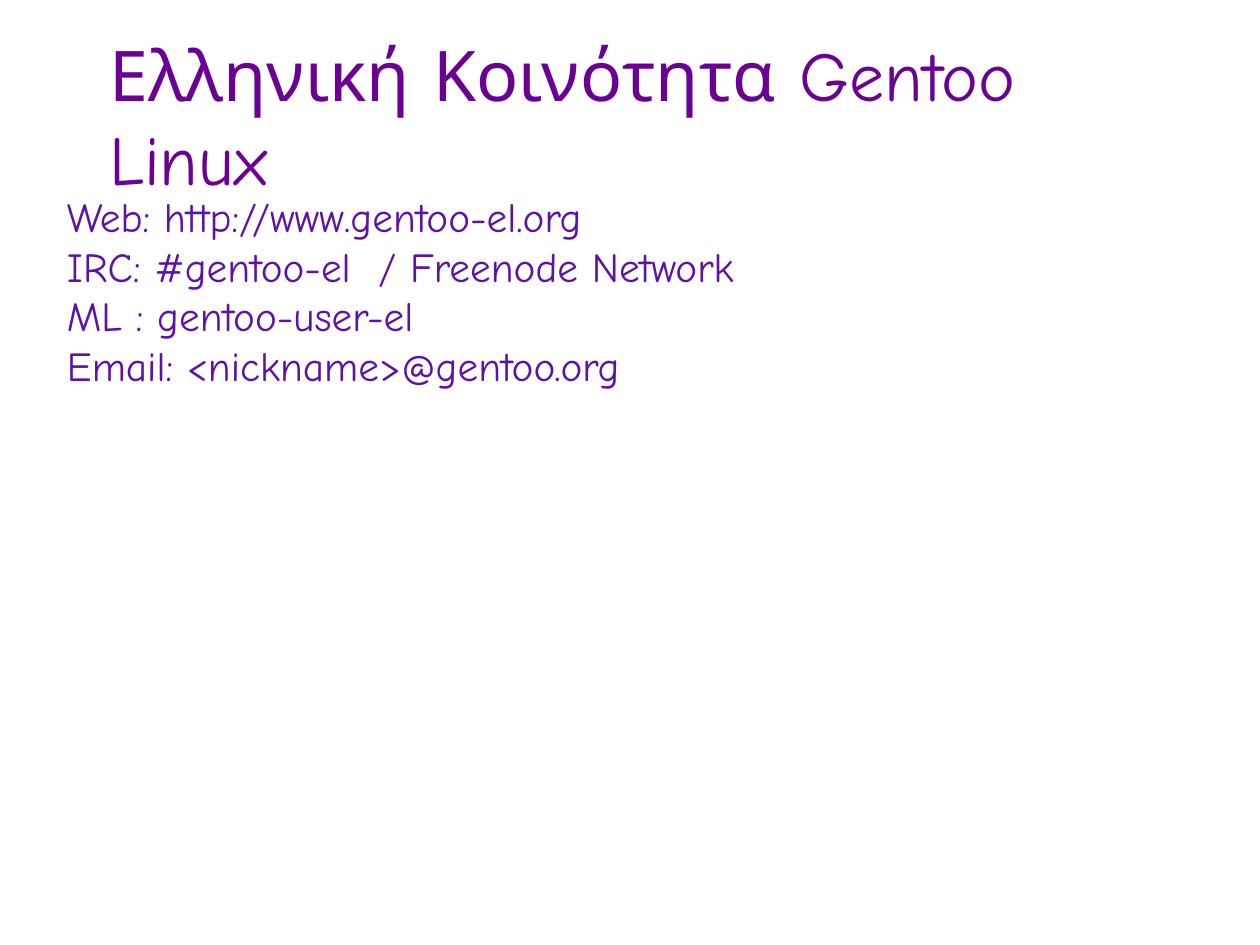
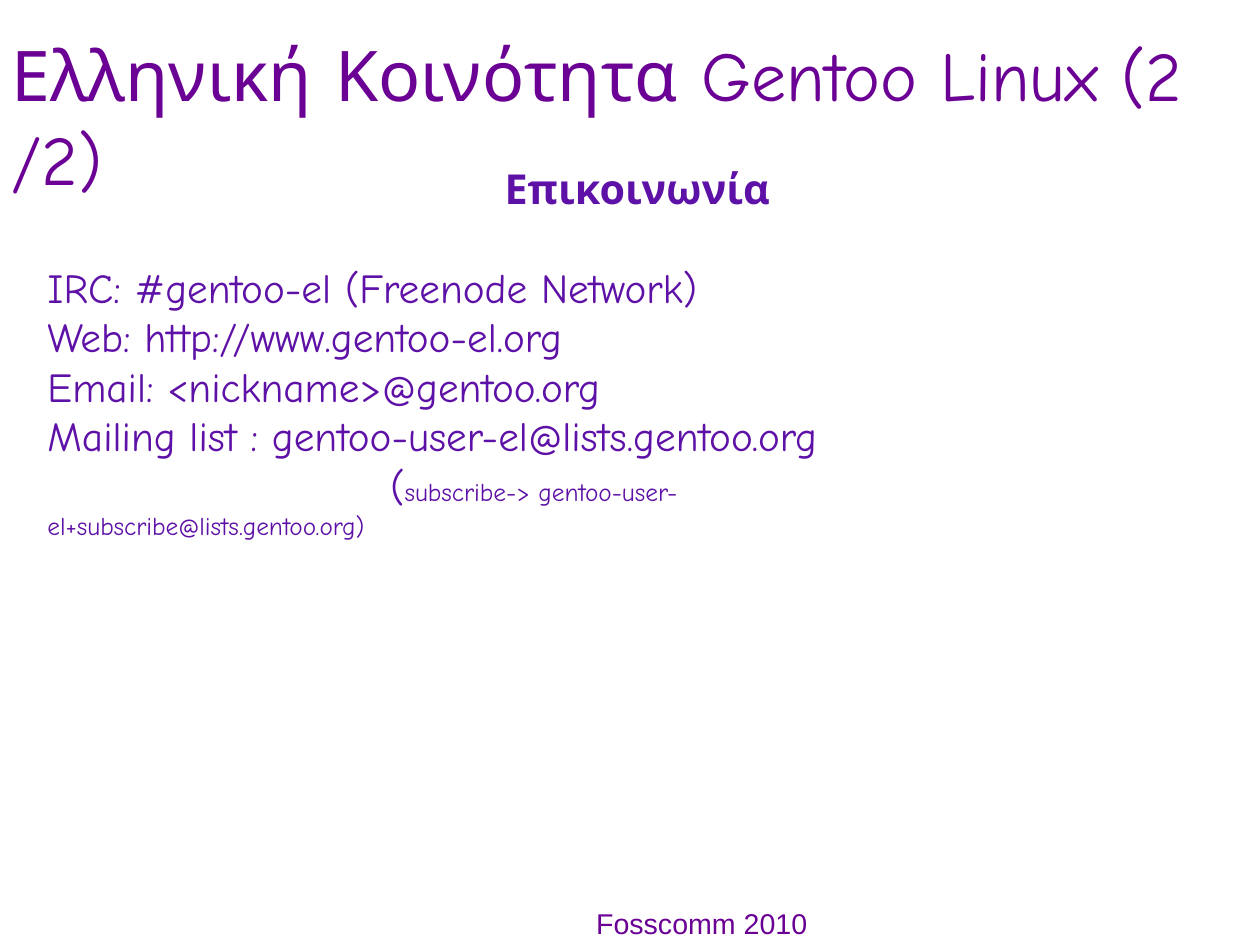
Before and after one commit to gentoo-el/presentations, a slide deck: slide 14 of fosscom-2010_pres.odp (slide 11 before the commit). Drawn at 1260x945 pixels with LibreOffice and Linux fonts; fonts in the diff are those of the drawing; background and template pictures are left out. Boxes give left, top, right and bottom in pixels: in the first picture for what was removed or moved away, otherwise in the second. Text is boxed around its words. In the diff, an @@ line names an element or a change of style, - is before the commit and + after.

```diff
--- a/fosscom-2010_pres.odp
+++ b/fosscom-2010_pres.odp
@@ text at (11,44,1183,194): text changed @@
-Ελληνική Κοινότητα Gentoo Linux
+Ελληνική Κοινότητα Gentoo Linux (2 /2)
@@ text added at (47,171,817,540), 26 pt, text #5E11A6 @@
+Επικοινωνία
+IRC: #gentoo-el (Freenode Network)
+Web: http://www.gentoo-el.org
+Email: <nickname>@gentoo.org
+Mailing list : gentoo-user-el@lists.gentoo.org
+(subscribe-> gentoo-user-el+subscribe@lists.gentoo.org)
@@ text removed at (67,203,734,389) @@
-Web: http://www.gentoo-el.org
-IRC: #gentoo-el / Freenode Network
-ML : gentoo-user-el
-Email: <nickname>@gentoo.org
@@ text added at (596,914,808,935), 18 pt, text #6B0094 @@
+Fosscomm 2010
```
Also in this commit, not shown: 11 other slides changed, 3 slides added.
